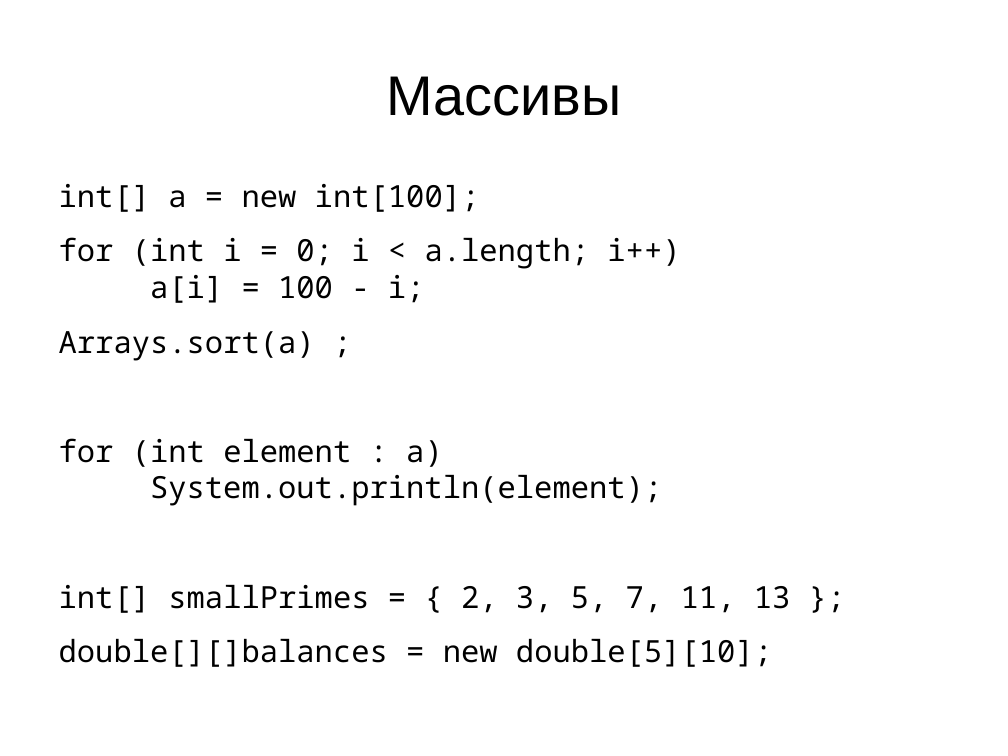
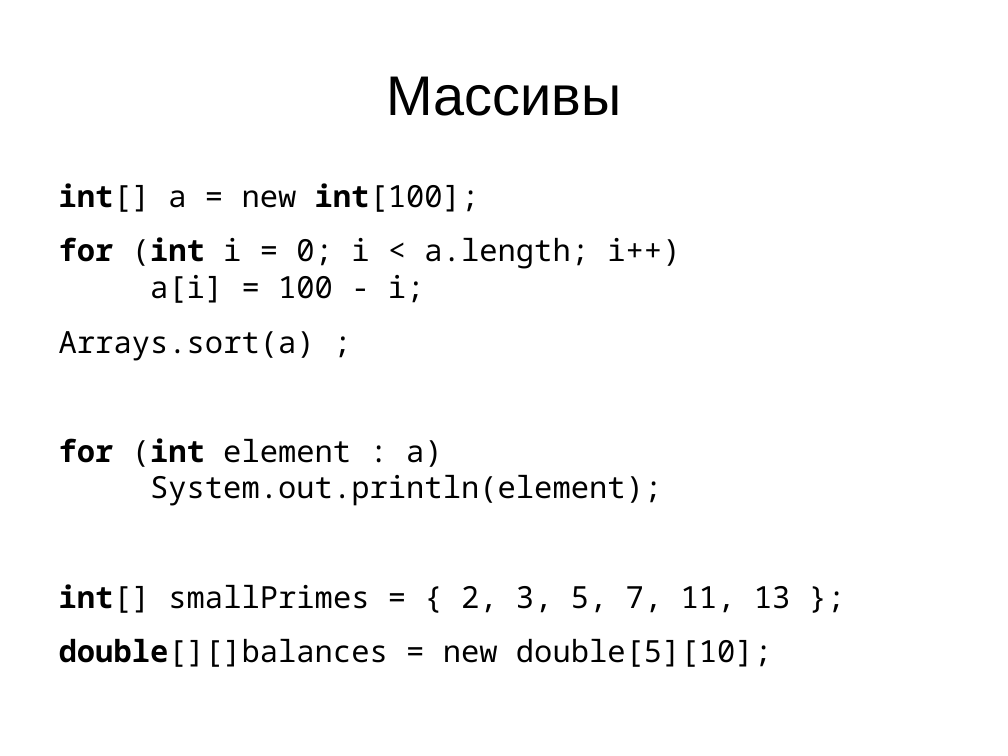
Before and after one commit to kikht/java-examples, a slide deck: slide 16 of slides/01-intro.odp (slide 19 before the commit). Drawn at 1008x756 pixels with LibreOffice and Linux fonts; fonts in the diff are those of the drawing. Boxes give left, top, right and bottom in pixels: in the first picture for what was removed or moved away, otherwise in the second. Text is boxed around its words. In the diff, an @@ line names an element or a change of style, - is before the commit and + after.

```diff
--- a/slides/01-intro.odp
+++ b/slides/01-intro.odp
@@ text at bbox=[59, 183, 791, 667]: bold on in "int[] int[100];", "for (int", "for (int", "int[]" and 1 more places @@
```
Also in this commit, not shown: 14 other slides changed, 1 slide added, 3 slides removed, 3 other files.
